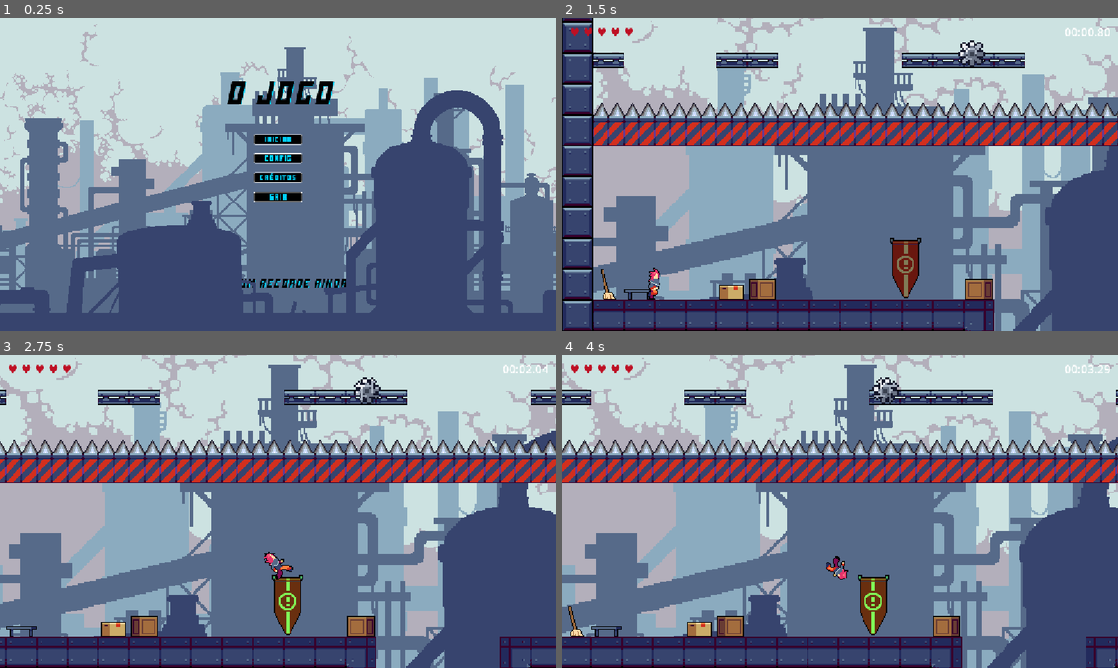
Above: before the commit, frames 1-4 (two rows, left to right).
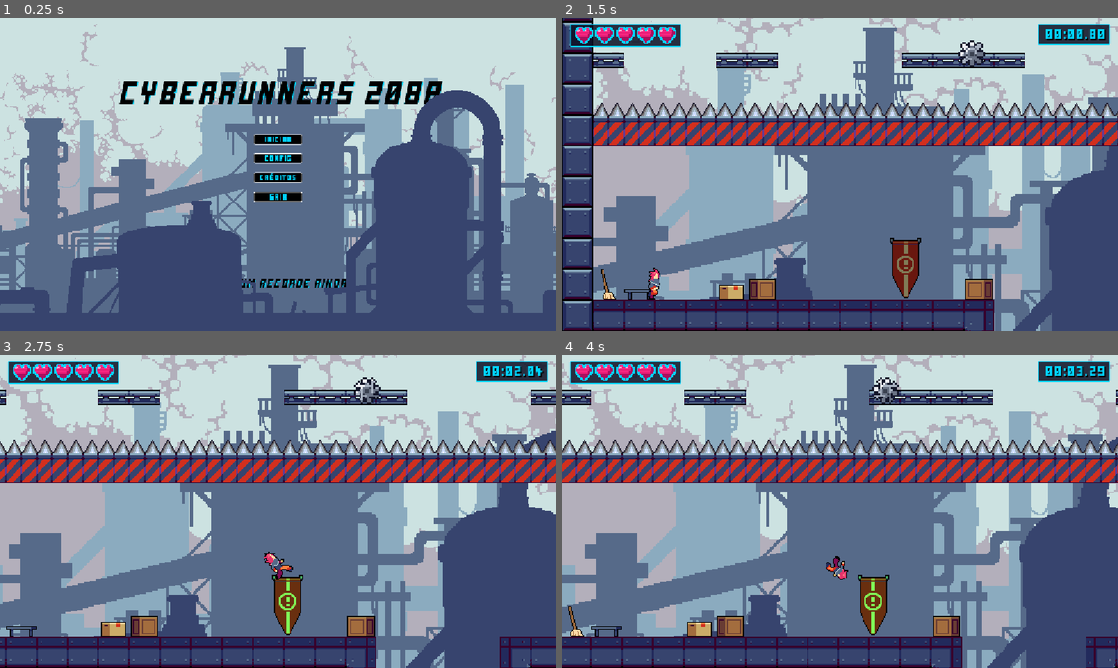
Above: after the commit, the same moments.

Repository: Carlos-Robrt-S/Plataformer-2D-GameDev
Game: Godot game, scene res://Scenes/Paneis/menu.tscn
The game is run twice, just before and just after one commit, with the same random seed, the same clock (stepped at 60 frames per second) and the same inputs.
Inputs:
- Up to frame 1 (0.25 s): no input
- Up to frame 2 (1.5 s): click "Iniciar" at 0.5 s; hold D (direita) from 1.28 s (still down)
- Up to frame 3 (2.75 s): keep holding D (direita); tap W (pular) at 1.52, 2.27 s
- Up to frame 4 (4 s): release D (direita) at 2.78 s; hold A (esquerda) 2.78-3.53 s; hold D (direita) from 3.53 s (still down); tap W (pular) at 3.77 s

The runs differ from the first frame. In frame 1, 2.3% of the frame differs, in the area x 21-80%, y 20-28%; in frame 2, 2.3%; in frame 3, 2.3%, in the area x 1-99%, y 2-10%; in frame 4, 2.3%.

Commit message:
Adiciona tema aos corações e timer, junto dos creditos completos

Diff:
--- a/plataform/Scenes/Paneis/hud.tscn
+++ b/plataform/Scenes/Paneis/hud.tscn
@@ -1,26 +1,58 @@
 [gd_scene format=3 uid="uid://cseb0lqimgxbb"]
 
 [ext_resource type="Script" uid="uid://5uogeoo3cbvp" path="res://Scripts/hud.gd" id="1_hrapd"]
+[ext_resource type="FontFile" uid="uid://7jl58d7imibj" path="res://Assets/atlas/5 Font/futuremillennium/FutureMillennium.ttf" id="2_fonte"]
+
+[sub_resource type="StyleBoxFlat" id="StyleBoxFlat_painel"]
+content_margin_left = 10.0
+content_margin_top = 6.0
+content_margin_right = 10.0
+content_margin_bottom = 6.0
+bg_color = Color(0.04, 0.06, 0.14, 0.85)
+border_width_left = 2
+border_width_top = 2
+border_width_right = 2
+border_width_bottom = 2
+border_color = Color(0, 0.8352941, 1, 1)
+corner_radius_top_left = 2
+corner_radius_top_right = 2
+corner_radius_bottom_right = 2
+corner_radius_bottom_left = 2
+corner_detail = 12
 
 [node name="HUD" type="CanvasLayer" unique_id=859722528]
 script = ExtResource("1_hrapd")
 
-[node name="Tempo" type="Label" parent="." unique_id=732128911]
+[node name="PainelTempo" type="PanelContainer" parent="." unique_id=732128910]
 anchors_preset = 1
 anchor_left = 1.0
 anchor_right = 1.0
-offset_left = -216.0
+offset_left = -166.0
 offset_top = 12.0
 offset_right = -16.0
-offset_bottom = 47.0
+offset_bottom = 56.0
 grow_horizontal = 0
-theme_override_font_sizes/font_size = 24
+theme_override_styles/panel = SubResource("StyleBoxFlat_painel")
+
+[node name="Tempo" type="Label" parent="PainelTempo" unique_id=732128911]
+custom_minimum_size = Vector2(130, 0)
+layout_mode = 2
+theme_override_colors/font_color = Color(0, 0.8352941, 1, 1)
+theme_override_colors/font_shadow_color = Color(0, 0, 0, 1)
+theme_override_constants/shadow_offset_x = 2
+theme_override_constants/shadow_offset_y = 2
+theme_override_fonts/font = ExtResource("2_fonte")
+theme_override_font_sizes/font_size = 28
+text = "00:00.00"
 horizontal_alignment = 2
 
-[node name="Vidas" type="Label" parent="." unique_id=594097314]
+[node name="PainelVidas" type="PanelContainer" parent="." unique_id=594097313]
 offset_left = 16.0
 offset_top = 12.0
-offset_right = 216.0
-offset_bottom = 47.0
-theme_override_colors/font_color = Color(0.74509805, 0.0627451, 0.14117648, 1)
-theme_override_font_sizes/font_size = 24
+offset_right = 56.0
+offset_bottom = 54.0
+theme_override_styles/panel = SubResource("StyleBoxFlat_painel")
+
+[node name="Vidas" type="HBoxContainer" parent="PainelVidas" unique_id=594097314]
+layout_mode = 2
+theme_override_constants/separation = 4
--- a/plataform/Scenes/Paneis/menu.tscn
+++ b/plataform/Scenes/Paneis/menu.tscn
@@ -44,7 +44,7 @@
 offset_right = 181.5
 offset_bottom = 192.0
 grow_horizontal = 2
-text = "O jogo"
+text = "CyberRunners 2088"
 horizontal_alignment = 1
 vertical_alignment = 1
 
@@ -130,43 +130,53 @@
 [node name="CredMenu" type="Control" parent="." unique_id=1507633683]
 visible = false
 z_index = 1
-custom_minimum_size = Vector2(200, 300)
-propagate_maximum_size = true
-layout_mode = 1
-anchors_preset = 8
-anchor_left = 0.5
-anchor_top = 0.5
-anchor_right = 0.5
-anchor_bottom = 0.5
-offset_left = -20.0
-offset_top = -20.0
-offset_right = 20.0
-offset_bottom = 20.0
+layout_mode = 1
+anchors_preset = 15
+anchor_right = 1.0
+anchor_bottom = 1.0
 grow_horizontal = 2
 grow_vertical = 2
 
 [node name="CredText" type="Label" parent="CredMenu" unique_id=697231923]
 layout_mode = 1
-anchors_preset = 10
-anchor_right = 1.0
-offset_bottom = 19.0
+anchors_preset = 5
+anchor_left = 0.5
+anchor_right = 0.5
+offset_left = -350.0
+offset_top = 16.0
+offset_right = 350.0
+offset_bottom = 40.0
 grow_horizontal = 2
 theme_override_colors/font_color = Color(1, 1, 1, 1)
 theme_override_colors/font_shadow_color = Color(0, 0.8352941, 1, 0)
 theme_override_fonts/font = ExtResource("3_616oa")
-theme_override_font_sizes/font_size = 12
+theme_override_font_sizes/font_size = 16
 theme_override_styles/normal = SubResource("StyleBoxFlat_ktxv1")
-text = "Plataformer 2D
+text = "CyberRunners 2088
 DCC148 - Desenvolvimento de Jogos - UFJF
 
-Carlos Roberto S. - movimentacao e design de personageem
-Manuela Grimaldi  - obstaculos e level design
-João Victor Soares - lógica de pontuacao e telas
-
-Arte: Craftpix (Side-Scroller Traps e Cyberpunk Characters)
-Sons: MoxieCat e Kenney (CC0)
-Musica: tricksntraps / glitchart (CC0)
+Carlos Roberto S. - movimentos e design de personagem
+Manuela Grimaldi - obstáculos e level design
+João Victor Soares - pontos, pulo duplo e telas
+
+ARTE
+Craftpix.net (Side-Scroller Traps, tiles, fundos, objetos
+e personagens Cyberpunk) - craftpix.net/file-licenses
+
+SONS
+MoxieCat - 8-bit Platformer SFX (CC0)
+Kenney - 85 Short music jingles (CC0)
+
+MÚSICA
+\"Caves\" - tricksntraps (CC0)
+
+FONTE
+Future Millennium - futuremillennium.com
+CC BY-NC-ND 3.0
+
+Icones de vida do HUD: pixel art propria
 Engine: Godot 4.7"
+horizontal_alignment = 1
 
 [node name="Return" type="Button" parent="CredMenu" unique_id=767140578]
 layout_mode = 1
@@ -176,8 +186,9 @@
 anchor_right = 0.5
 anchor_bottom = 1.0
 offset_left = -31.5
-offset_top = -21.0
+offset_top = -56.0
 offset_right = 31.5
+offset_bottom = -24.0
 grow_horizontal = 2
 grow_vertical = 0
 text = "Voltar"
--- a/plataform/Scripts/hud.gd
+++ b/plataform/Scripts/hud.gd
@@ -1,10 +1,24 @@
 extends CanvasLayer
 
-@onready var tempo_label: Label = $Tempo
-@onready var vidas_label: Label = $Vidas
+const CORACAO_CHEIO: Texture2D = preload("res://Assets/ui/heart_full.png")
+const CORACAO_VAZIO: Texture2D = preload("res://Assets/ui/heart_empty.png")
+
+@onready var tempo_label: Label = $PainelTempo/Tempo
+@onready var vidas_box: HBoxContainer = $PainelVidas/Vidas
+
+var coracoes: Array[TextureRect] = []
 
 
 func _ready() -> void:
+	for i in GameState.MAX_VIDAS:
+		var icone := TextureRect.new()
+		icone.custom_minimum_size = Vector2(39, 36)
+		icone.expand_mode = TextureRect.EXPAND_IGNORE_SIZE
+		icone.stretch_mode = TextureRect.STRETCH_KEEP_ASPECT_CENTERED
+		icone.texture = CORACAO_CHEIO
+		vidas_box.add_child(icone)
+		coracoes.append(icone)
+
 	GameState.tempo_alterado.connect(_atualizar_tempo)
 	GameState.vidas_alteradas.connect(_atualizar_vidas)
 
@@ -17,4 +31,5 @@
 
 
 func _atualizar_vidas(v: int) -> void:
-	vidas_label.text = "♥ ".repeat(maxi(v, 0))
+	for i in coracoes.size():
+		coracoes[i].texture = CORACAO_CHEIO if i < v else CORACAO_VAZIO
Binary file added: plataform/Assets/ui/heart_empty.png
Not shown, added: plataform/Assets/ui/heart_empty.png.import
Binary file added: plataform/Assets/ui/heart_full.png
Not shown, added: plataform/Assets/ui/heart_full.png.import
